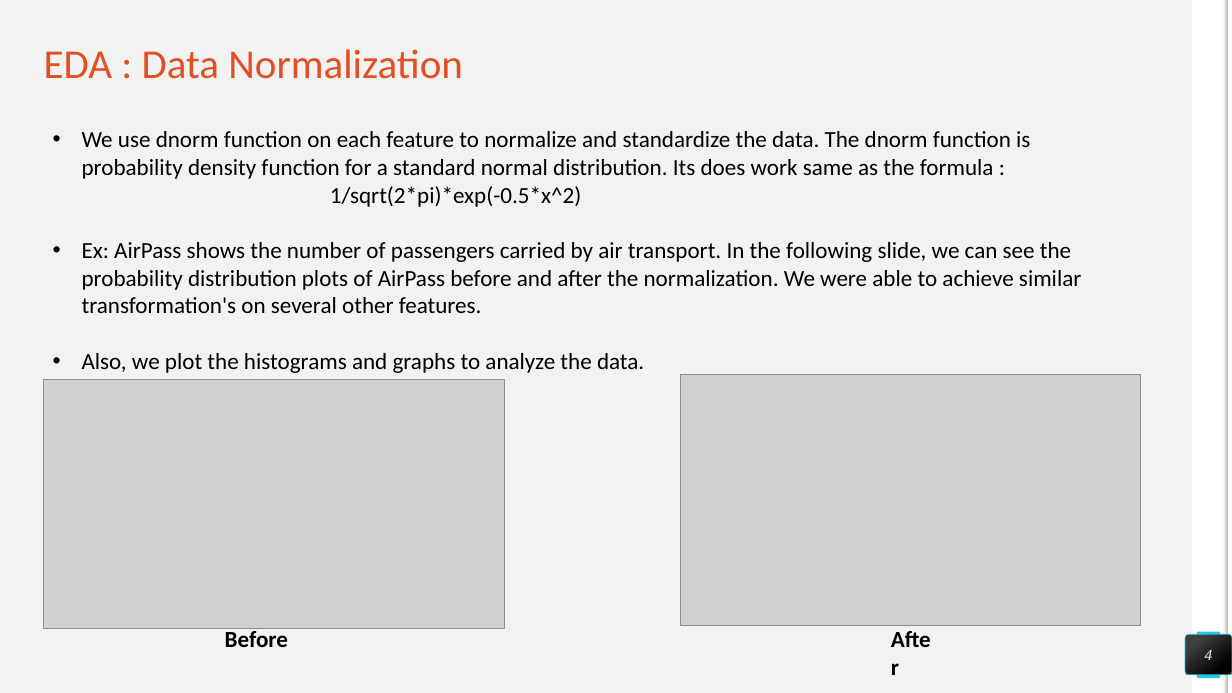
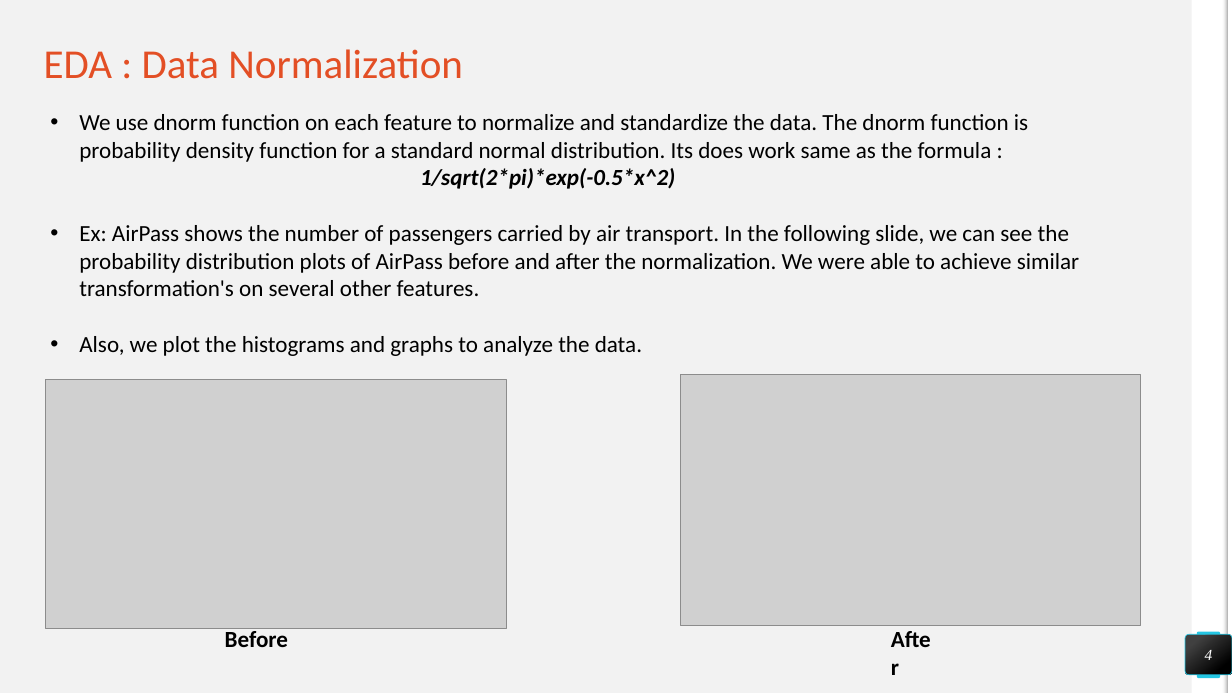
Before and after one commit to damiandmonte/Nominal-GDP-Prediction, a slide deck: slide 4 of Final_Report.pptx. Drawn at 1232x693 pixels with LibreOffice and Linux fonts; fonts in the diff are those of the drawing; grey boxes stand for pictures. Boxes give left, top, right and bottom in pixels: in the first picture for what was removed or moved away, otherwise in the second. Text is boxed around its words. In the diff, an @@ line names an element or a change of style, - is before the commit and + after.

```diff
--- a/Final_Report.pptx
+++ b/Final_Report.pptx
@@ text "We use dnorm function on ...": place and size @@
-text "We use dnorm function on ..." at bbox=[82, 131, 1081, 373]
+text "We use dnorm function on ..." at bbox=[79, 114, 1079, 356]
@@ text at bbox=[420, 168, 675, 189]: bold on, italic on in "1/sqrt(2*pi)*exp(-0.5*x^2)" @@
```
Also in this commit, not shown: 11 other slides changed, 4 slides added, 2 slides removed, 1 other file.
